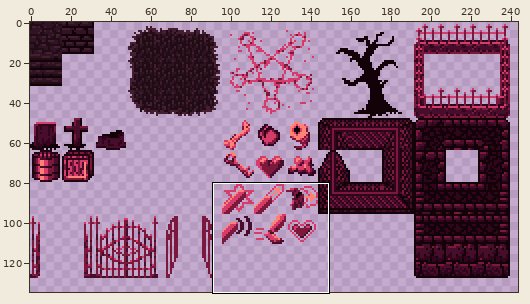
Sprite sheet: ZarguufsGraveyardAdventure/Assets/Images/tilesheet1.png. Above, an overview of the earlier version with the close-up marked.
Close-up. First the earlier version:
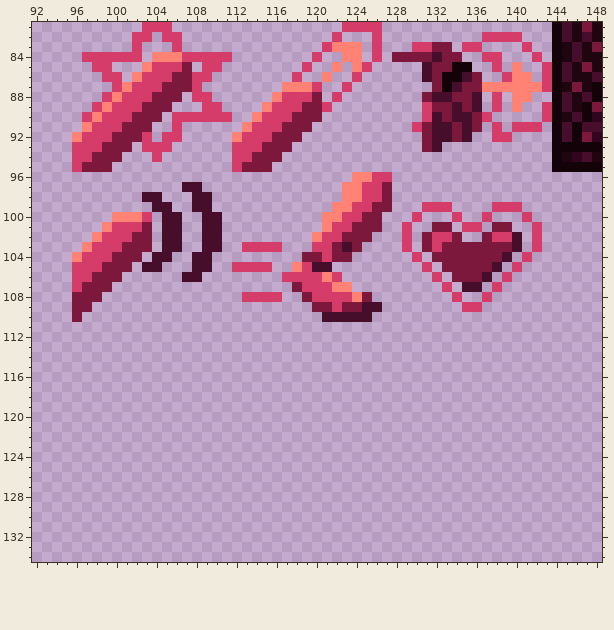
The file is 256x256 pixels. Shown: x 92..148, y 81..134. The wide view leaves out empty margins.
After the commit:
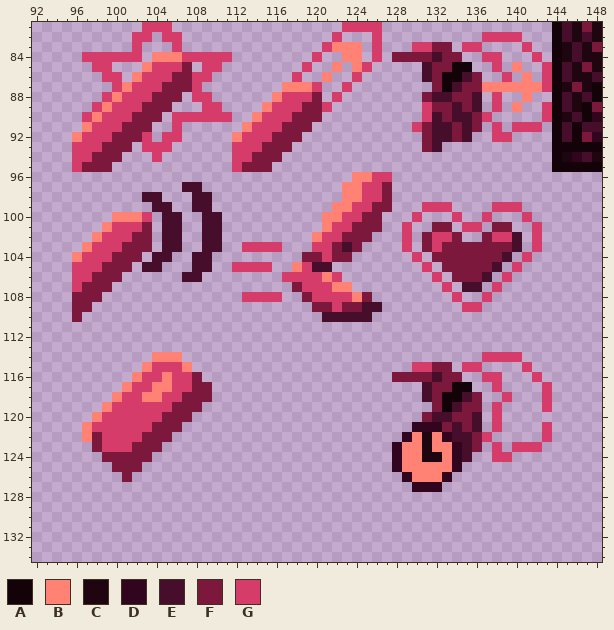
Palette (. is transparent): A #130208  B #ff8274  C #1f0510  D #31051e  E #460e2b  F #7c183c  G #d53c6a
The exact change:
y 86: x 140 B -> .
y 88: x 140 B -> .
y 114: x 104..106 ... -> BBB; x 137..140 .... -> GGGG
y 115: x 103..107 ..... -> BGGGB; x 130..133 .... -> GGFF; x 135..136 .. -> GG; x 141 . -> G
y 116: x 102..108 ....... -> BGGBGGF; x 128..134 ....... -> FFFFEFF; x 137..138 .. -> GG; x 142 . -> G
y 117: x 101..109 ......... -> BGGBBGGFF; x 131..135 ..... -> EFFAA; x 138 . -> G; x 143 . -> G
y 118: x 100..109 .......... -> BGGBBGGFFF; x 131..136 ...... -> EFAAEF; x 139 . -> G; x 143 . -> G
y 119: x 99..108 .......... -> BGGGGGGFFF; x 132..136 ..... -> FAEFF; x 138 . -> G; x 143 . -> G
y 120: x 98..107 .......... -> BGGGGGGFFF; x 131..136 ...... -> FEEFFE; x 138 . -> G
y 121: x 97..106 .......... -> BGGGGGGFFF; x 130..136 ....... -> DDDFEFE; x 138 . -> G; x 143 . -> G
y 122: x 97..105 ......... -> BFGGGGFFF; x 129..137 ......... -> DBCBDEEFG; x 143 . -> G
y 123: x 98..104 ....... -> FGGGFFF; x 128..136 ......... -> DBBCBBDEF; x 138 . -> G; x 140..142 ... -> GGG
y 124: x 99..103 ..... -> FFFFF; x 128..135 ........ -> DBBCCBDE; x 138..139 .. -> GG
y 125: x 100..102 ... -> FFF; x 128..134 ....... -> DBBBBBD
y 126: x 101 . -> F; x 129..133 ..... -> DBBBD
y 127: x 130..132 ... -> DDD
Pixel boxes of the changes (left, top, right, bottom) in both close-ups:
erased: (512, 72, 522, 102)
added: (82, 352, 212, 482)
added: (392, 352, 552, 492)
